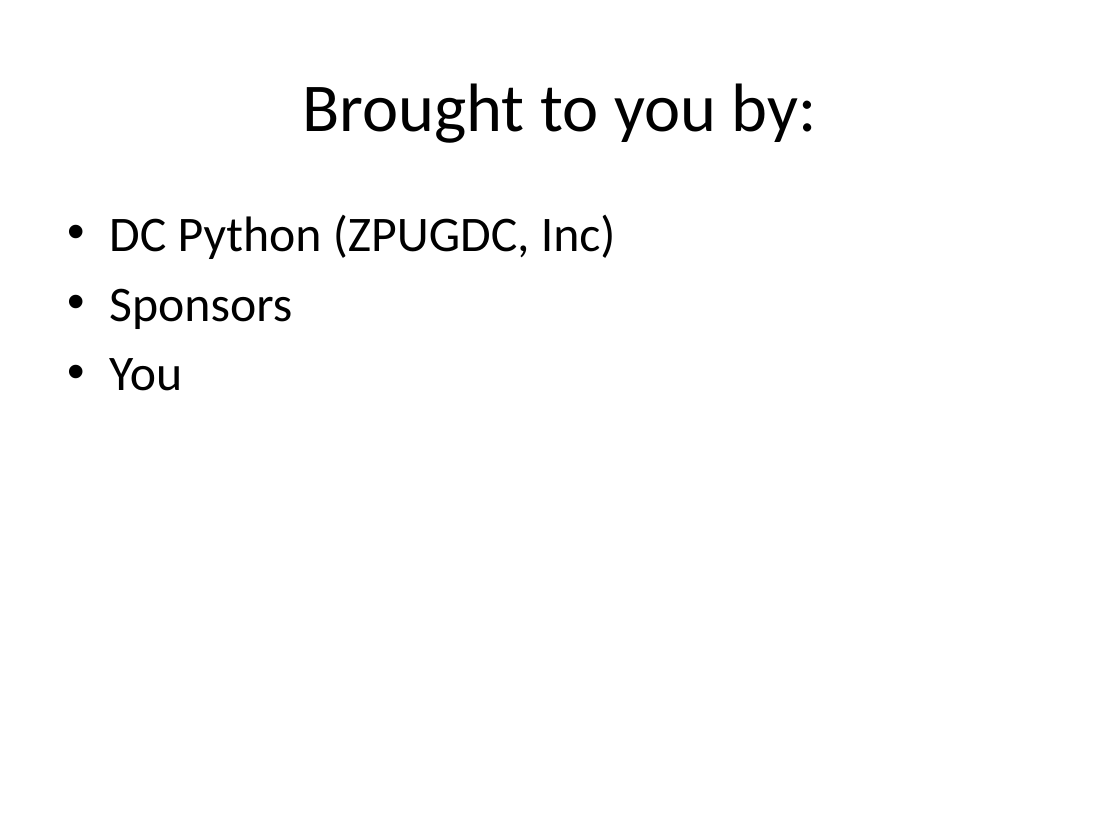
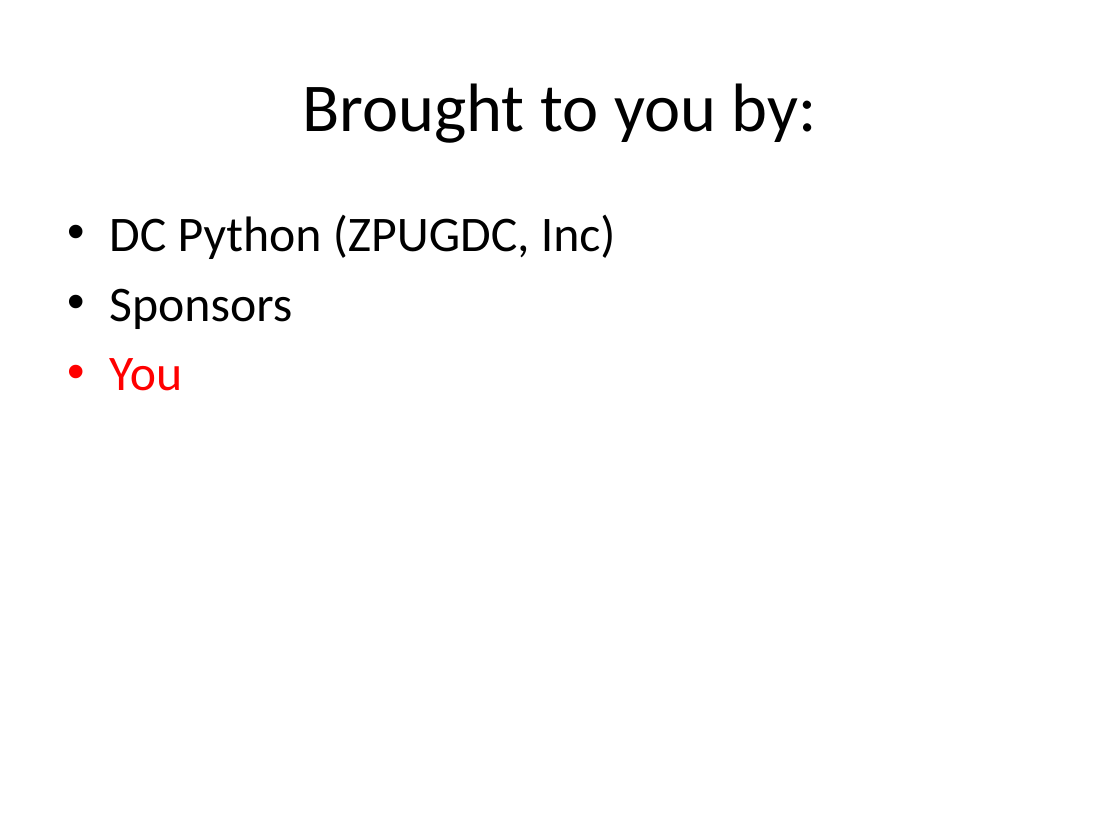
Before and after one commit to DCPython/generic-meetup-slides, a slide deck: slide 2 of DC Python Generic Meetup Slides.pptx. Drawn at 1120x840 pixels with LibreOffice and Linux fonts; fonts in the diff are those of the drawing. Boxes give left, top, right and bottom in pixels: in the first picture for what was removed or moved away, otherwise in the second. Text is boxed around its words. In the diff, an @@ line names an element or a change of style, - is before the commit and + after.

```diff
--- a/DC Python Generic Meetup Slides.pptx
+++ b/DC Python Generic Meetup Slides.pptx
@@ text at bbox=[109, 358, 182, 391]: text colour #000000 to #FF0000 in "You" @@
```
Also in this commit, not shown: 2 slides added, 1 slide removed, 1 other file.
